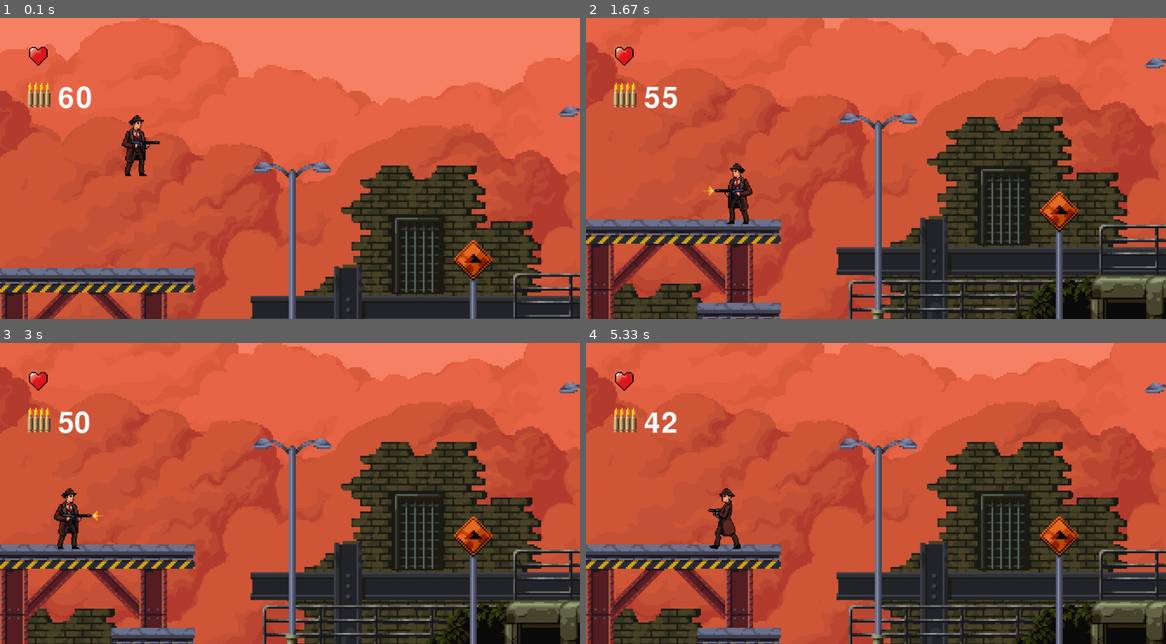
Above: before the commit, frames 1-4 (two rows, left to right).
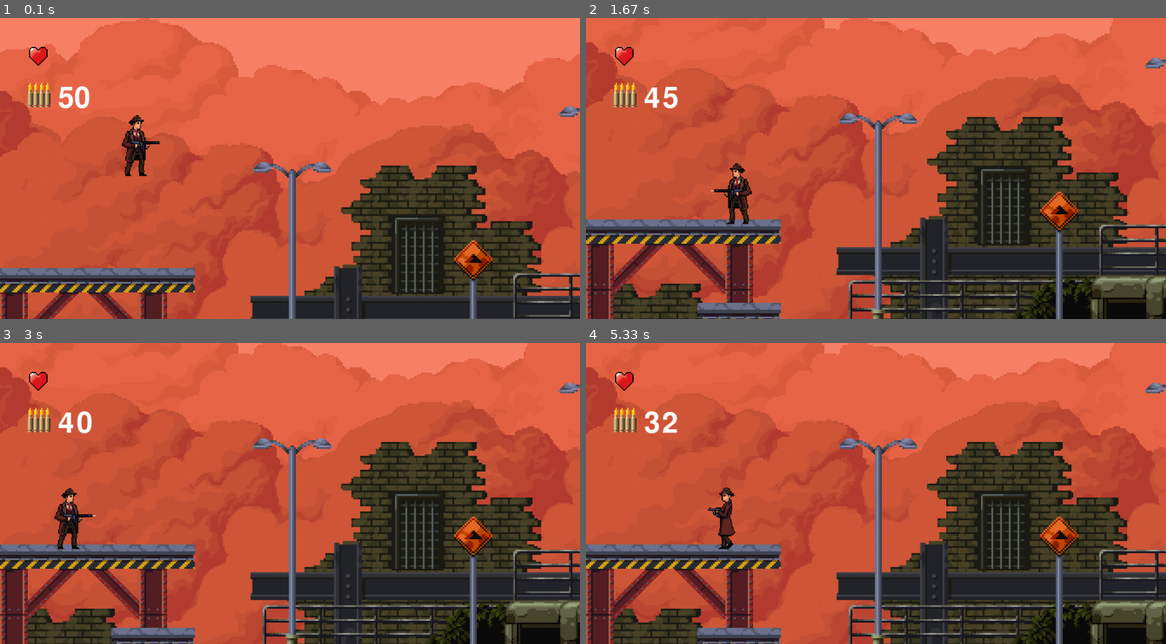
Above: after the commit, the same moments.

Repository: lucas-agnoletto/PyGame
Game: pygame game, started from jogo2.py
Same seed, same stepped clock (60 frames per second), same inputs: the game is played once before the commit and once after it.
Inputs:
- Up to frame 1 (0.1 s): no input
- Up to frame 2 (1.67 s): tap Space at 0.33, 0.73, 1.03, 1.23, 1.57 s; hold D 0.67-1.13 s; hold A 1.17-1.47 s; hold A from 1.5 s (still down)
- Up to frame 3 (3 s): tap Space at 1.87, 2.07, 2.37, 2.63, 2.93 s; release A at 1.97 s; hold A 2-2.53 s; hold D 2.57-2.97 s
- Up to frame 4 (5.33 s): hold D 3-3.37 s; tap Space at 3.07, 3.47, 3.77, 4.13, 4.43, 4.63, 4.93, 5.13 s; hold A 3.4-4.03 s; hold D 4.07-4.53 s; hold D 4.57-5.03 s; hold A from 5.07 s (still down)

The runs differ from the first frame. In frame 1, 0.2% of the frame differs, in the area x 10-16%, y 22-31%; in frame 2, 0.2%; in frame 3, 0.3%; in frame 4, 0.6%, in the area x 10-27%, y 22-69%.

Commit message:
implementaçao parcial de um dos inimigos (Classe Enemie1)

Diff:
--- a/assets.py
+++ b/assets.py
@@ -25,6 +25,7 @@
     return sprites
 def load_assets():
     assets = {}
+    # ASSETS DO PLAYER:
     # Carrega e corta sprites
     personagem = pygame.image.load('assets/img/Gangster.png').convert_alpha()
     personagem = load_spritesheet(personagem,1,6)
@@ -70,6 +71,7 @@
     assets['andar'] = andar
     assets['personagem'] = personagem
     assets['atira'] = atira
+    assets['stop_shot'] = [atira[3]]
     assets['pular'] = pular
     assets['ferido'] = ferido
     assets['recarga'] = recarga
@@ -91,4 +93,36 @@
     # Sons
     assets['shot_sound'] = pygame.mixer.Sound('assets/som/Tiro.ogg')
     assets['trilha_sonora'] = pygame.mixer.Sound('assets/som/Track06.ogg')
+
+    # ASSETS DO INIMIGO1:
+    # carregando os assets
+    inimigo1 = pygame.image.load('assets/img/Inimigo1.png').convert_alpha()
+    inimigo1 = load_spritesheet(inimigo1,1,12)
+    ata_inimigo1 = pygame.image.load('assets/img/Inimigo1(ataque).png').convert_alpha()
+    ata_inimigo1 = load_spritesheet(ata_inimigo1,1,6)
+    hurt_inimigo1 = pygame.image.load('assets/img/Inimigo1(machucado).png').convert_alpha()
+    hurt_inimigo1 = load_spritesheet(hurt_inimigo1,1,4)
+    morto_inimigo1 = pygame.image.load('assets/img/Inimigo1(morto).png').convert_alpha()
+    morto_inimigo1 = load_spritesheet(morto_inimigo1,1,5)
+
+     # Define o tamanho do inimigo
+    escala = 1.5
+    nova_largura = int(inimigo1[0].get_width() * escala)
+    nova_altura = int(inimigo1[0].get_height() * escala)
+
+    # Ajustando a escala da imagem
+    for i in range(len(inimigo1)):
+        inimigo1[i] = pygame.transform.scale(inimigo1[i], (nova_largura, nova_altura))
+    for i in range(len(ata_inimigo1)):
+        ata_inimigo1[i] = pygame.transform.scale(ata_inimigo1[i], (nova_largura, nova_altura))
+    for i in range(len(hurt_inimigo1)):
+        hurt_inimigo1[i] = pygame.transform.scale(hurt_inimigo1[i], (nova_largura, nova_altura))
+    for i in range(len(morto_inimigo1)):
+        morto_inimigo1[i] = pygame.transform.scale(morto_inimigo1[i], (nova_largura, nova_altura))
+
+    # Adicionando
+    assets['inimigo1'] = inimigo1
+    assets['ata_inimigo1'] = ata_inimigo1
+    assets['hurt_e1'] = hurt_inimigo1
+    assets['morto_e1'] = morto_inimigo1
     return assets
--- a/jogo2.py
+++ b/jogo2.py
@@ -17,7 +17,7 @@
 
 assets = load_assets()
 
-
+# num das animaçoes do player
 STILL = 0
 WALK = 1
 WALK_BACK = 2
@@ -28,7 +28,12 @@
 RELOAD = 7
 HURT = 8
 STOP_SHOOTING = 9
-
+DEAD = 10
+# num da animaçoes do inimigo1
+STILL_E1 = 0
+SHOT_E1 = 1
+HURT_E1 = 2
+DEAD_E1 = 3
 # Medidas do background
 larg_fundo = assets['fundo'].get_width()
 alt_fundo = assets['fundo'].get_height()
@@ -49,26 +54,101 @@
 for bloco in blocos_vert:
     platforms_vert.append(Platform((bloco.x, bloco.y), (bloco.width, bloco.height)))
 
+# Classe INIMIGO1
+
+class Enemie1(pygame.sprite.Sprite):
+    def __init__(self,assets):
+        pygame.sprite.Sprite.__init__(self)
+
+        #Animações inimigo1
+        self.animations = {
+            STILL_E1: assets['inimigo1'][0:],
+            SHOT_E1: assets['ata_inimigo1'][0:],
+            HURT_E1: assets['hurt_e1'][0:],
+            DEAD_E1: assets['morto_e1'][0:]
+        }
+        self.state = STILL_E1
+        self.animation = self.animations[self.state]
+        self.frame = 0
+        self.image = self.animation[self.frame]
+        self.mask = pygame.mask.from_surface(self.image)
+        self.rect = self.mask.get_rect()
+        self.rect.centerx = 1900
+        self.rect.centery = 300
+        self.speedx = 0
+        self.speedy = 0
+        self.assets = assets
+        self.last_update = pygame.time.get_ticks()
+        self.p_distance = self.rect.centerx - player.rect.centerx
+
+
+        self.animation_ticks = {
+                STILL_E1: 100,
+                SHOT_E1: 100,
+                HURT_E1: 100,
+                DEAD_E1: 100,
+                }
+
+    def update(self):
+        # Gravidade
+        self.speedy += GRAVIDADE
+        now = pygame.time.get_ticks()
+
+        self.last_update = pygame.time.get_ticks()
+
+        # Verifica quantos ticks se passaram desde a ultima mudança de frame.
+        elapsed_ticks = now - self.last_update
+        self.frame_ticks = self.animation_ticks.get(self.state, 200)
+        # Se já está na hora de mudar de imagem...
+        if elapsed_ticks > self.frame_ticks:
+
+            # Marca o tick da nova imagem.
+            self.last_update = now
+
+            # Avança um quadro.
+            self.frame += 1
+
+            # Atualiza animação atual
+            self.animation = self.animations[self.state]
+
+            # Reinicia a animação caso o índice da imagem atual seja inválido
+
+            if self.frame >= len(self.animation):
+                self.frame = 0
+
+            # Obtém o quadro da animação atual
+        self.image = self.animation[self.frame]
+
+        for bloco in platforms_horizont:
+            if pygame.sprite.collide_mask(self, bloco):
+                if self.speedy > 0:
+                    self.speedy = 0
+
+        if self.p_distance <= 500:
+            self.state = SHOT_E1
+            print('atire')
+        else:
+            self.state = STILL_E1
 # Classe jogador
 class Player(pygame.sprite.Sprite):
     def __init__(self,assets):
         pygame.sprite.Sprite.__init__(self)
-        assets['stop_atira'] = [assets['atira'][3],assets['atira'][0]]
+
         # Animacões
         self.animations = {
             STILL: assets['personagem'][0:7],
             WALK: assets['andar'][0:10],
             WALK_BACK: assets['andar'][0:9:-1],
-            SHOT: assets['atira'][1:3],
+            SHOT: assets['atira'][0:3],
             JUMP: assets['pular'][0:],
             FALLING: assets['pular'][5:6],
             LANDING: assets['pular'][8:],
             RELOAD: assets['recarga'][0:18],
             HURT: assets['ferido'][0:5],
-            STOP_SHOOTING: assets['stop_atira'][1:]
+            STOP_SHOOTING: assets['stop_shot'][0:]
 
         }
-        self.municao = 60
+        self.municao = 50
         self.recarga = False
         self.direction = True
         self.state = STILL
@@ -98,10 +178,10 @@
                 WALK_BACK: 100,
                 SHOT: 50,
                 JUMP: 100,
-                RELOAD: 150,
+                RELOAD: 140,
                 HURT: 200,
                 FALLING: 500,
-                LANDING:10,
+                LANDING: 10,
                 STOP_SHOOTING:100
 
                 }
@@ -194,10 +274,6 @@
                 if player.speedy > 0:
                     self.rect.y -= self.speedy
                     self.speedy = 0
-
-
-
-
 
 
     # Método de pulo
@@ -222,6 +298,7 @@
             assets['shot_sound'].play()
 
 
+
         # Se a munição acabar, inicie a recarga
         if self.municao <= 0 and not self.recarga:
             self.start_recarga = now  # Marca o tempo em que a recarga começa
@@ -241,7 +318,8 @@
 
 # chamando a classe player
 player = Player(assets)
-
+# chamando a classe inimigo1
+inimigo1 = Enemie1(assets)
 
 larg_fundo = assets['fundo'].get_width()
 alt_fundo = assets['fundo'].get_height()
@@ -268,13 +346,11 @@
             if event.key == pygame.K_w:
                 player.jump()
 
-        if key[pygame.K_SPACE]:
-            player.shot()
 
         # Verifica se soltou alguma tecla.
         if event.type == pygame.KEYUP:
             # Dependendo da tecla, altera a velocidade.
-            if event.key == pygame.K_d:
+            if event.key == pygame.K_d and player.state :
                 player.speedx -= 4
                 player.state = STILL
                 player.direction = True
@@ -283,8 +359,11 @@
                 player.direction = False
                 player.state = STILL
             if event.key == pygame.K_SPACE:
-                player.state = STOP_SHOOTING
-
+                player.state = STILL
+        if key[pygame.K_SPACE]:
+            player.shot()
+        #     player.speedx = 0
+        # print(player.speedx)
 
     if player.rect.bottom >= alt_fundo + player.rect.height:
         game = False
@@ -304,12 +383,13 @@
     # pygame.draw.rect(window, (0,0,0), player.rect)
 
     window.blit(player.image, (player.rect.x - camera_x, player.rect.y - camera_y)) # atualiza o jogador
-
+    window.blit(inimigo1.image,(inimigo1.rect.centerx - camera_x,inimigo1.rect.centery - camera_y))
     #     pygame.draw.rect(window, (0, 255, 0), (bloco.x, bloco.y, bloco.width, bloco.height))
     # for bloco in blocos_vert:
     #     pygame.draw.rect(window, (0, 255, 0), (bloco.x, bloco.y, bloco.width, bloco.height))
 
     player.update()
+    inimigo1.update()
 
 
     pygame.display.update()  # Atualiza a tela
--- a/sprites.py
+++ b/sprites.py
@@ -1,35 +0,0 @@
-import pygame
-from config import  LARG, ALT
-from assets import load_assets
-
-
-
-
-
-
-class Player(pygame.sprite.Sprite):
-    def __init__(self,assets):
-        pygame.sprite.Sprite.__init__(self)
-
-        self.image = assets['personagem']
-        self.mask = pygame.mask.from_surface(self.image)
-        self.rect = self.image.get_rect()
-        self.rect.centerx = 240
-        self.rect.bottom = 35
-        self.speedx = 0
-        self.speedy = 0
-        self.assets = assets
-
-    def update(self):
-
-        self.rect.x += self.speedx
-        self.rect.y += self.speedy
-
-        if self.rect.right > LARG:
-            self.rect.right = LARG
-        if self.rect.left < 0:
-            self.rect.left = 0
-        if self.rect.top > 0:
-            self.rect.top = 0
-        if self. rect.bottom > ALT:
-            self.rect.bottom = ALT
Renamed: assets/img/Inimigo(ataque).png -> assets/img/Inimigo1(ataque).png
Renamed: assets/img/Inimigo(machucado).png -> assets/img/Inimigo1(machucado).png
Renamed: assets/img/Inimigo(morto).png -> assets/img/Inimigo1(morto).png
Renamed: assets/img/Inimigo.png -> assets/img/Inimigo1.png
